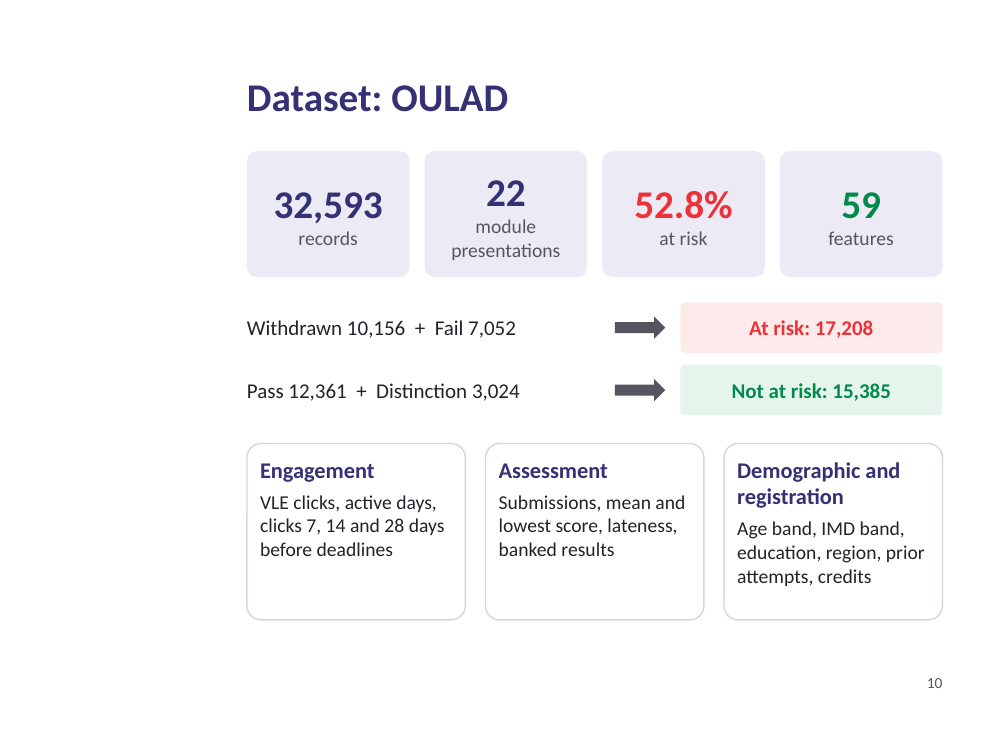
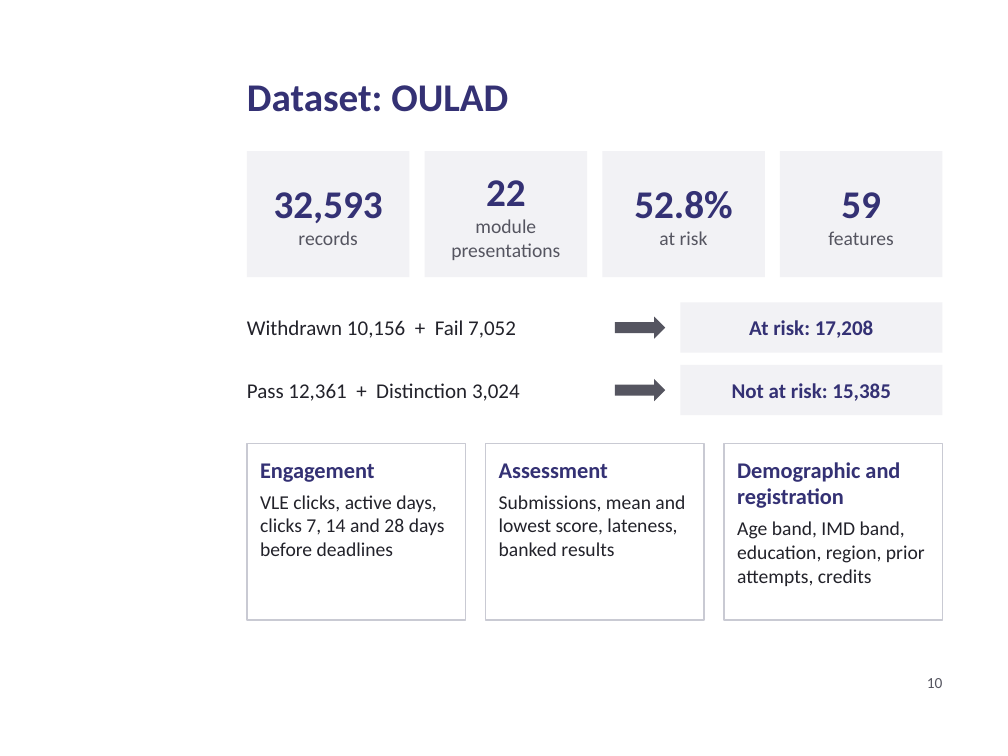
Before and after one commit to daniel-larry/python-run-result, a slide deck: slide 10 of Internal_Defense_Presentation.pptx. Drawn at 1008x756 pixels with LibreOffice and Linux fonts; fonts in the diff are those of the drawing; background and template pictures are left out. Boxes give left, top, right and bottom in pixels: in the first picture for what was removed or moved away, otherwise in the second. Text is boxed around its words. In the diff, an @@ line names an element or a change of style, - is before the commit and + after.

Commit message:
Defense deck: formal navy-only styling

```diff
--- a/Internal_Defense_Presentation.pptx
+++ b/Internal_Defense_Presentation.pptx
@@ rectangle at box(602, 151, 764, 277): rounded rectangle to rectangle; fill #ECEBF5 to #F2F2F5 @@
@@ rectangle at box(780, 151, 942, 277): rounded rectangle to rectangle; fill #ECEBF5 to #F2F2F5 @@
@@ text at box(634, 191, 733, 219): text colour #EE3138 to #343174 in "52.8%" @@
@@ text at box(841, 192, 881, 219): text colour #018A4B to #343174 in "59" @@
@@ text "At risk: 17,208" at box(749, 320, 874, 338): text colour #EE3138 to #343174 @@
@@ rectangle at box(680, 302, 942, 353): rounded rectangle to rectangle; fill #FDEBEC to #F2F2F5 @@
@@ text "Not at risk: 15,385" at box(732, 383, 891, 401): text colour #018A4B to #343174 @@
@@ rectangle at box(680, 365, 942, 415): rounded rectangle to rectangle; fill #E6F5EC to #F2F2F5 @@
@@ rounded rectangle to rectangle; outline #D5D4E2 1 pt to #C9CAD3 1 pt in 3 elements at box(247, 444, 466, 620), box(486, 444, 705, 620), box(724, 444, 942, 620) @@
```
Also in this commit, not shown: 18 other slides changed.
